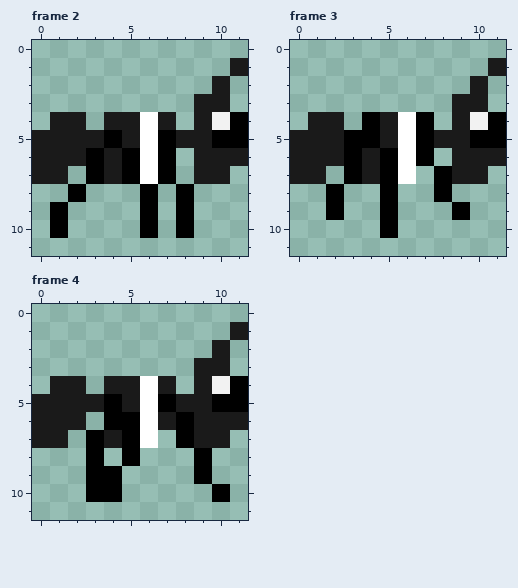
Pixel-art file, stored at raw/ant12px.ase. Above: the version before the commit.
12x12 pixels, 4 frames. Colours within 5 levels of each other are drawn and written as one. Shown: frame 2, frame 3, frame 4. The commit also changed other frames, which this record leaves out.
New version:
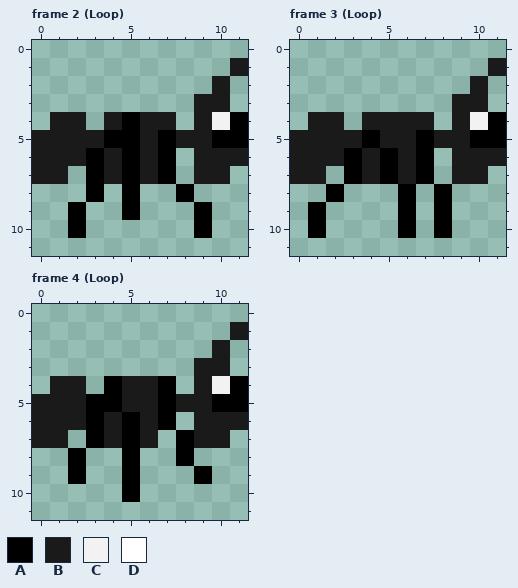
Palette (. is transparent): A #000000  B #1a1a1a  C #f2f2f2  D #ffffff
The edit:
layer "TeamColor" now hidden
--- frame 2 (Loop)
@@ x 0..11 @@
  3 .........BB.
- 4 .BB.BBDB.BCA
- 5 BBBBABDABBAA
- 6 BBBABADA.BBB
- 7 BB.ABADA.BB.
- 8 ..A...A.A...
- 9 .A....A.A...
-10 .A....A.A...
+ 4 .BB.BABB.BCA
+ 5 BBBBAABABBAA
+ 6 BBBABABA.BBB
+ 7 BB.ABABA.BB.
+ 8 ...A.A..A...
+ 9 ..A..A...A..
+10 ..A......A..
 11 ............
--- frame 3 (Loop)
@@ x 0..11 @@
  3 .........BB.
- 4 .BB.ABDA.BCA
- 5 BBBAABDABBAA
- 6 BBBABADA.BBB
- 7 BB.ABAD.ABB.
- 8 ..A..A..A...
- 9 ..A..A...A..
-10 .....A......
+ 4 .BB.BBBB.BCA
+ 5 BBBBABBABBAA
+ 6 BBBABABA.BBB
+ 7 BB.ABABA.BB.
+ 8 ..A...A.A...
+ 9 .A....A.A...
+10 .A....A.A...
 11 ............
--- frame 4 (Loop)
@@ x 0..11 @@
  3 .........BB.
- 4 .BB.BBDB.BCA
- 5 BBBBABDABBAA
- 6 BBB.AADBABBB
- 7 BB.ABAD.ABB.
- 8 ...A.A...A..
- 9 ...AA....A..
-10 ...AA.....A.
+ 4 .BB.ABBA.BCA
+ 5 BBBAABBABBAA
+ 6 BBBABABA.BBB
+ 7 BB.ABAB.ABB.
+ 8 ..A..A..A...
+ 9 ..A..A...A..
+10 .....A......
 11 ............
